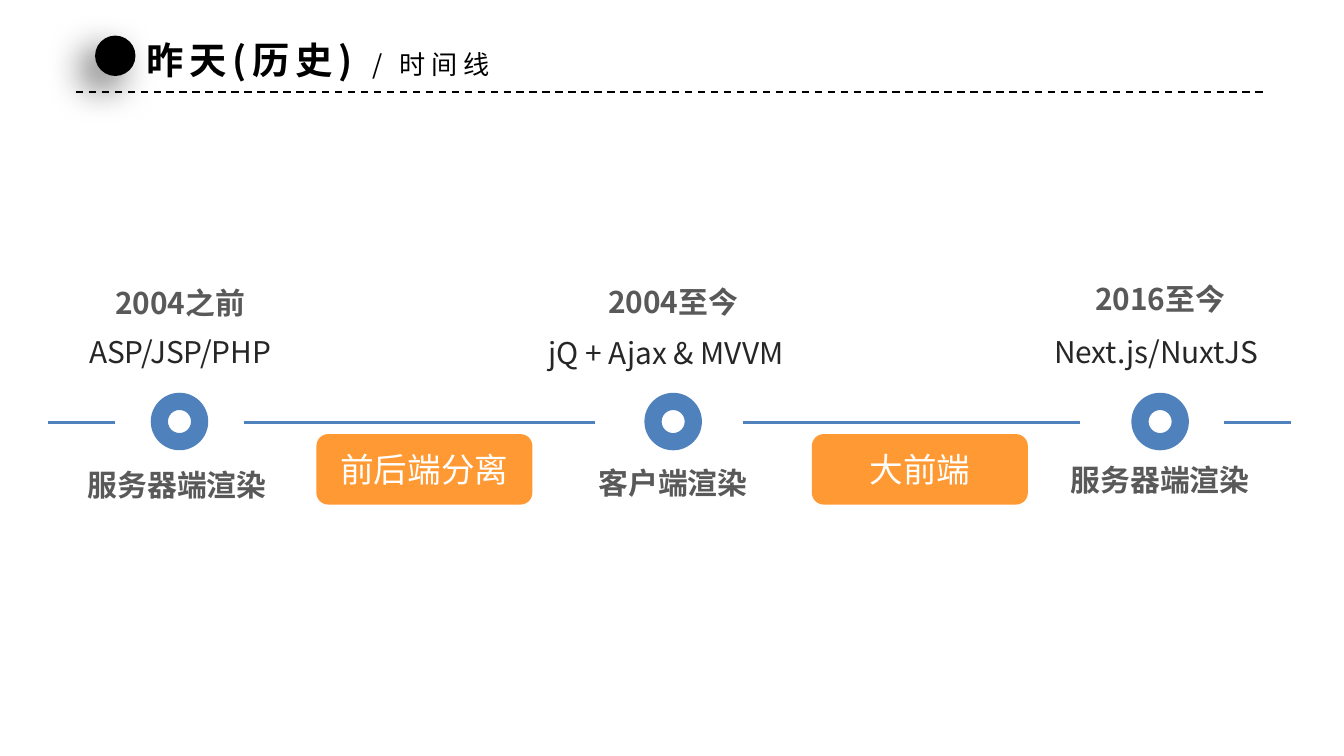
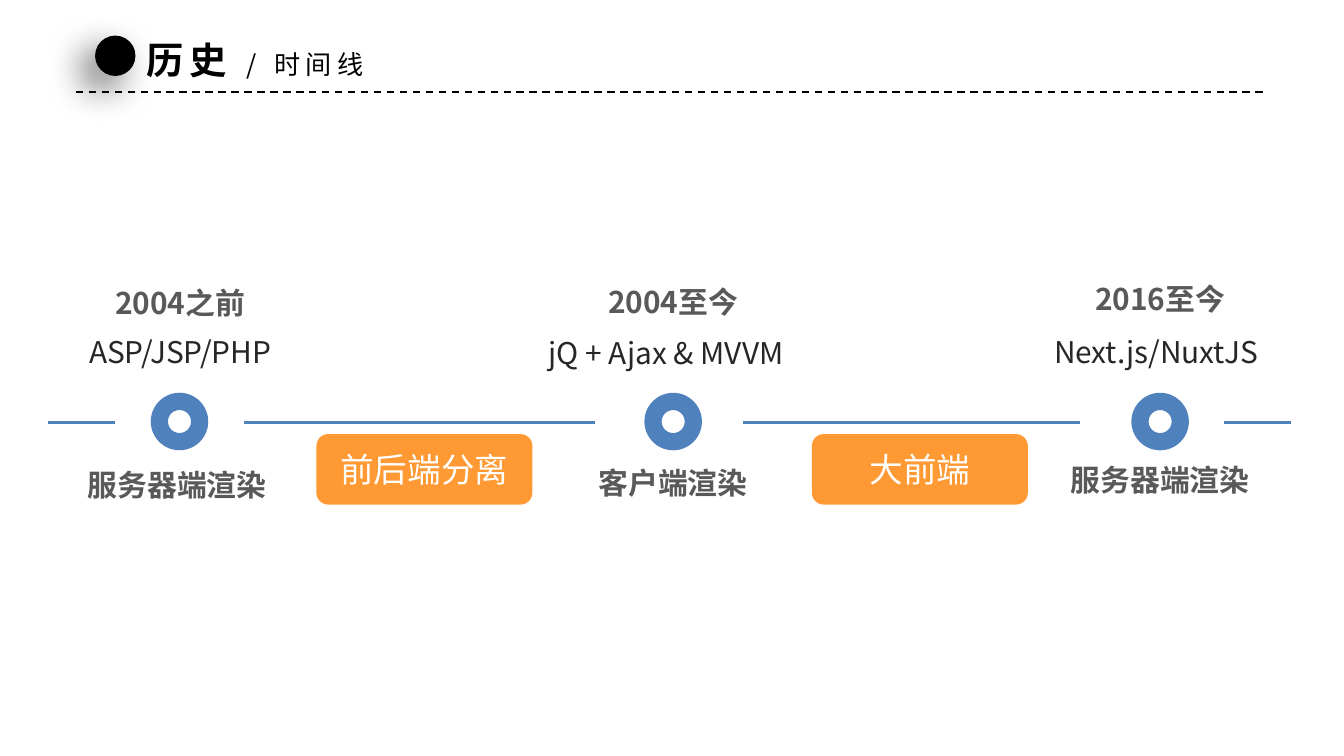
Before and after one commit to xiaoqiang-zhao/my-cellar, a slide deck: slide 4 of web/articles/ssr/SSR.pptx (slide 5 before the commit). Drawn at 1344x756 pixels with LibreOffice and Linux fonts; fonts in the diff are those of the drawing; background and template pictures are left out. Boxes give left, top, right and bottom in pixels: in the first picture for what was removed or moved away, otherwise in the second. Text is boxed around its words. In the diff, an @@ line names an element or a change of style, - is before the commit and + after.

```diff
--- a/web/articles/ssr/SSR.pptx
+++ b/web/articles/ssr/SSR.pptx
@@ text at (x1=147, y1=42, x2=364, y2=78): text changed; size 20 to 14 pt; bold off @@
-昨天(历史) / 时间线
+历史 / 时间线
```
Also in this commit, not shown: 6 other slides changed, 9 slides added, 12 slides removed, 1 other file.
